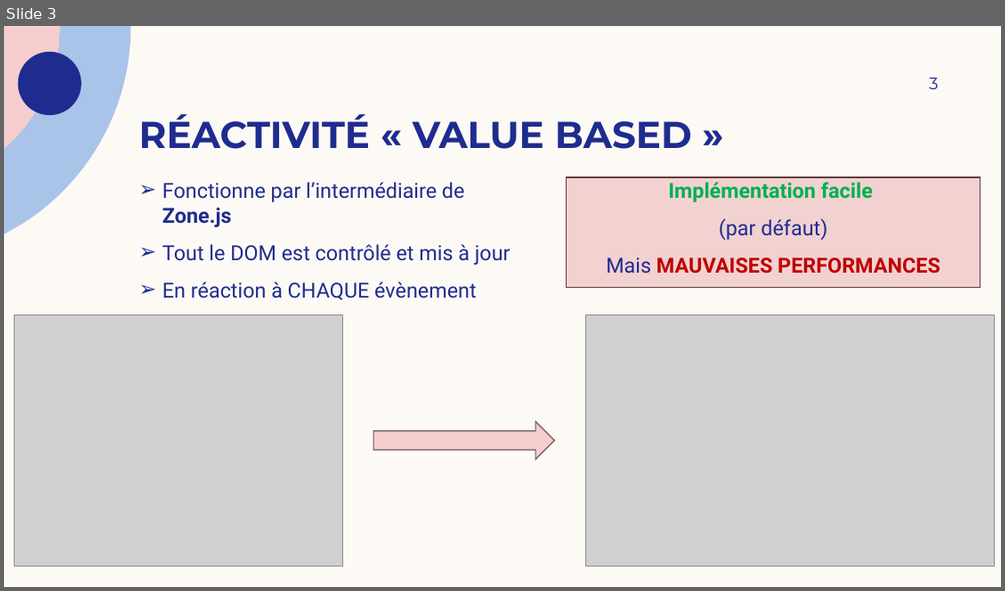
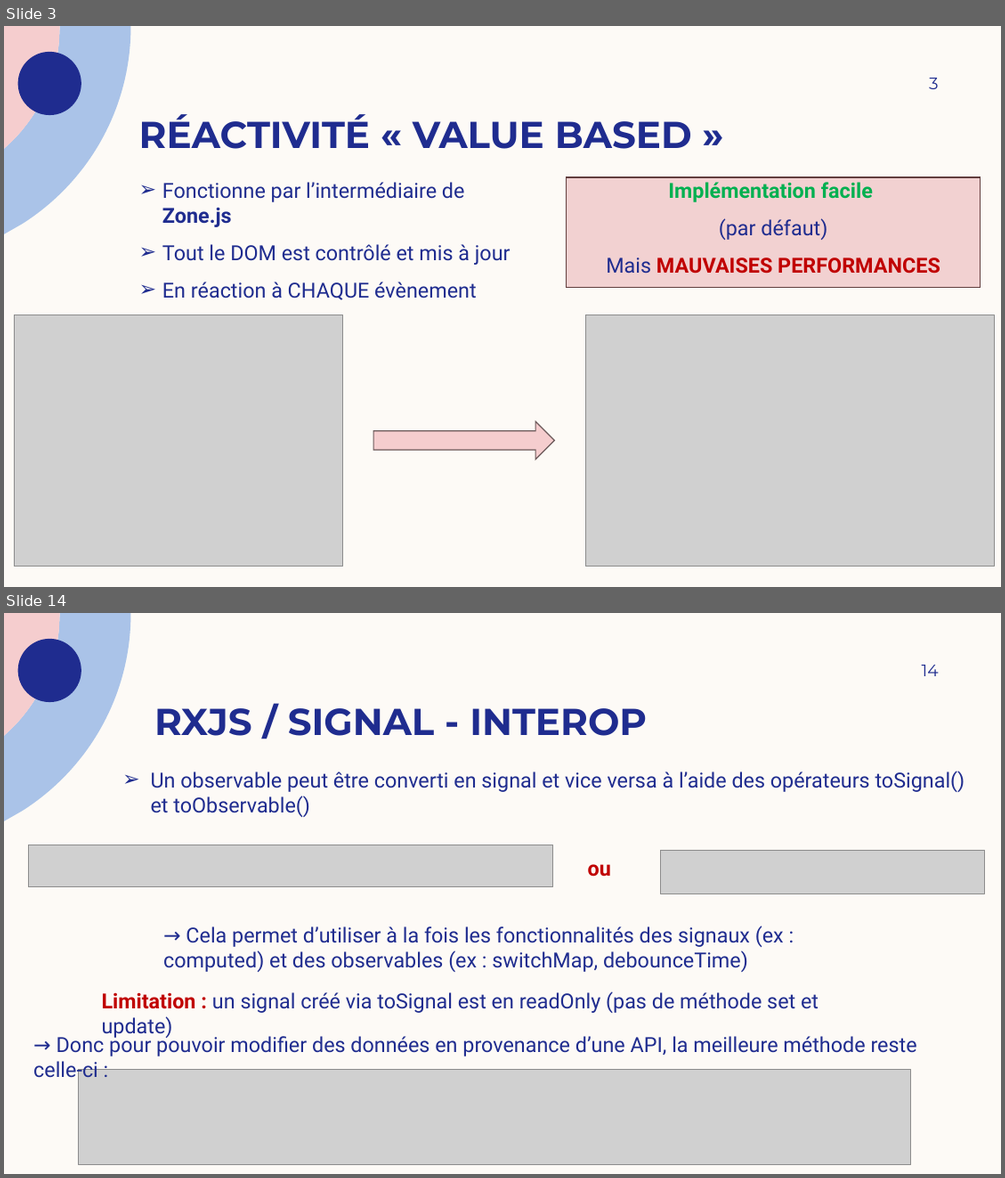
Before and after one commit to JeromeD1/angular-signaux, a slide deck: Angular signals - présentation.pptx. Shown one above the other, each under a label of ours: slide 3 before the commit, slides 3 and 14 after it; the slides between them are not shown. The pictures are 1005x591 and 1005x1178 pixels, drawn with LibreOffice and Linux fonts; fonts in the diff are those of the drawing; grey boxes stand for pictures. Boxes give left, top, right and bottom in pixels: in the first picture for what was removed or moved away, otherwise in the second. Text is boxed around its words. In the diff, an @@ line names an element or a change of style, - is before the commit and + after.

```diff
--- a/Angular signals - présentation.pptx
+++ b/Angular signals - présentation.pptx
@@ slide 14 added at (4, 613, 1001, 1174), background #FDFAF6; not listed: 3 template elements that a slide beside it also shows @@
@@ page number added at (922, 665, 938, 676), 16 pt, text #1F2C8F @@
+14
@@ title added at (154, 708, 647, 736), 36 pt, text #1F2C8F, bold @@
+RXJS / SIGNAL - INTEROP
@@ text added at (151, 771, 965, 817), 20 pt, text #1F2C8F @@
+➢ Un observable peut être converti en signal et vice versa à l’aide des opérateurs toSignal() et toObservable()
@@ picture added at (28, 844, 553, 887) @@
@@ picture added at (661, 850, 985, 893) @@
@@ text added at (588, 864, 611, 876), 20 pt, text #C00000, bold @@
+ou
@@ text added at (163, 925, 784, 972), 20 pt, text #1F2C8F @@
+→ Cela permet d’utiliser à la fois les fonctionnalités des signaux (ex : computed) et des observables (ex : switchMap, debounceTime)
@@ text added at (102, 991, 818, 1038), 20 pt, text #1F2C8F @@
+Limitation : un signal créé via toSignal est en readOnly (pas de méthode set et update)
@@ text added at (33, 1033, 917, 1082), 20 pt, text #1F2C8F @@
+→ Donc pour pouvoir modifier des données en provenance d’une API, la meilleure méthode reste celle-ci :
@@ picture added at (78, 1070, 911, 1164) @@
```
Also in this commit, not shown: 1 slide changed, 11 other slides added, 1 slide removed, 2 other files.
